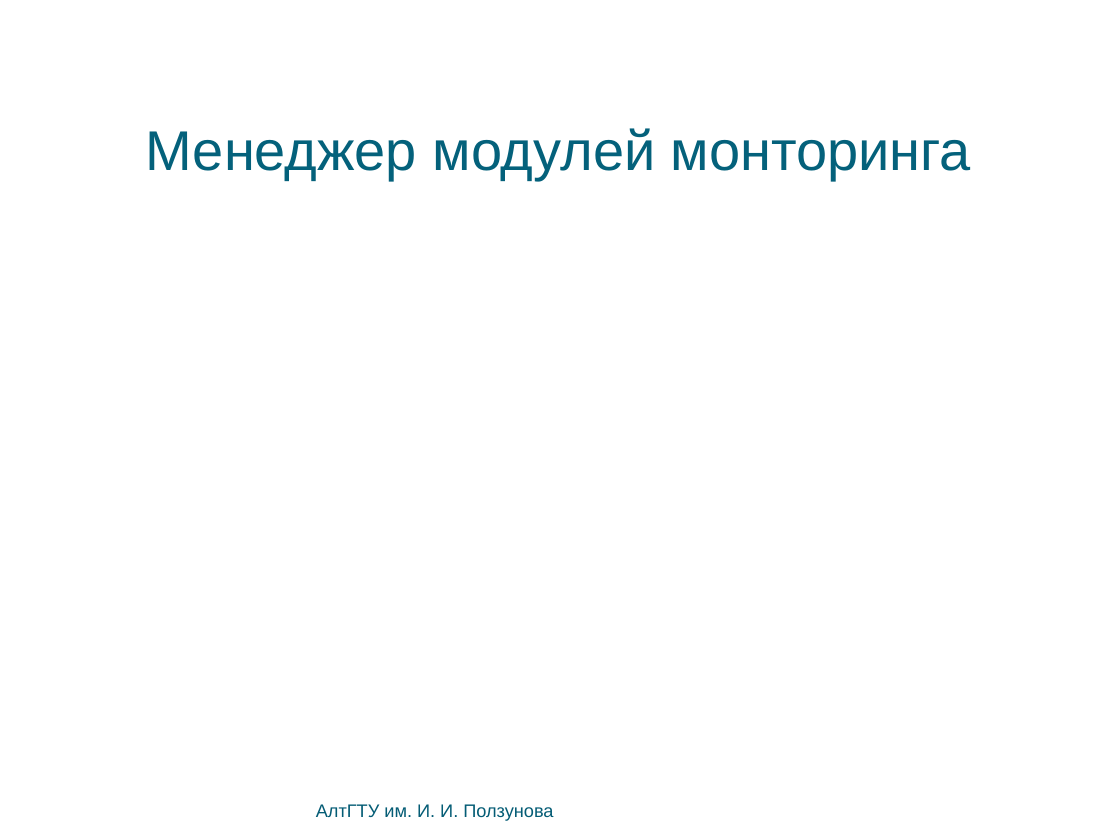
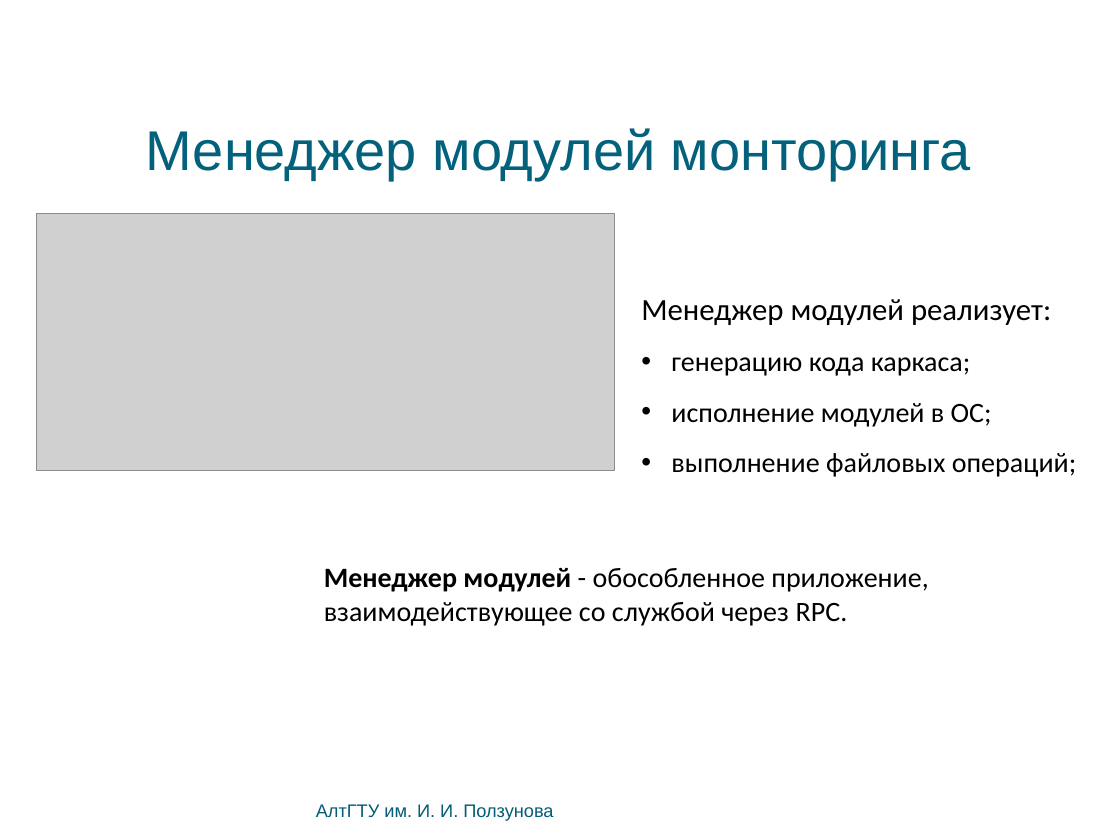
Before and after one commit to bluerain/snoopy, a slide deck: slide 18 of diploma/trunk/ppt/kostyukov.pptx (slide 25 before the commit). Drawn at 1120x840 pixels with LibreOffice and Linux fonts; fonts in the diff are those of the drawing; grey boxes stand for pictures; background and template pictures are left out. Boxes give left, top, right and bottom in pixels: in the first picture for what was removed or moved away, otherwise in the second. Text is boxed around its words. In the diff, an @@ line names an element or a change of style, - is before the commit and + after.

```diff
--- a/diploma/trunk/ppt/kostyukov.pptx
+++ b/diploma/trunk/ppt/kostyukov.pptx
@@ picture added at (36,214,615,471) @@
@@ text added at (641,299,1076,477), 20 pt, text #000000 @@
+Менеджер модулей реализует:
+• генерацию кода каркаса;
+• исполнение модулей в ОС;
+• выполнение файловых операций;
@@ text added at (324,568,928,626), 20 pt, text #000000 @@
+Менеджер модулей - обособленное приложение, взаимодействующее со службой через RPC.
```
Also in this commit, not shown: 8 other slides changed, 7 slides removed, 10 other files.
